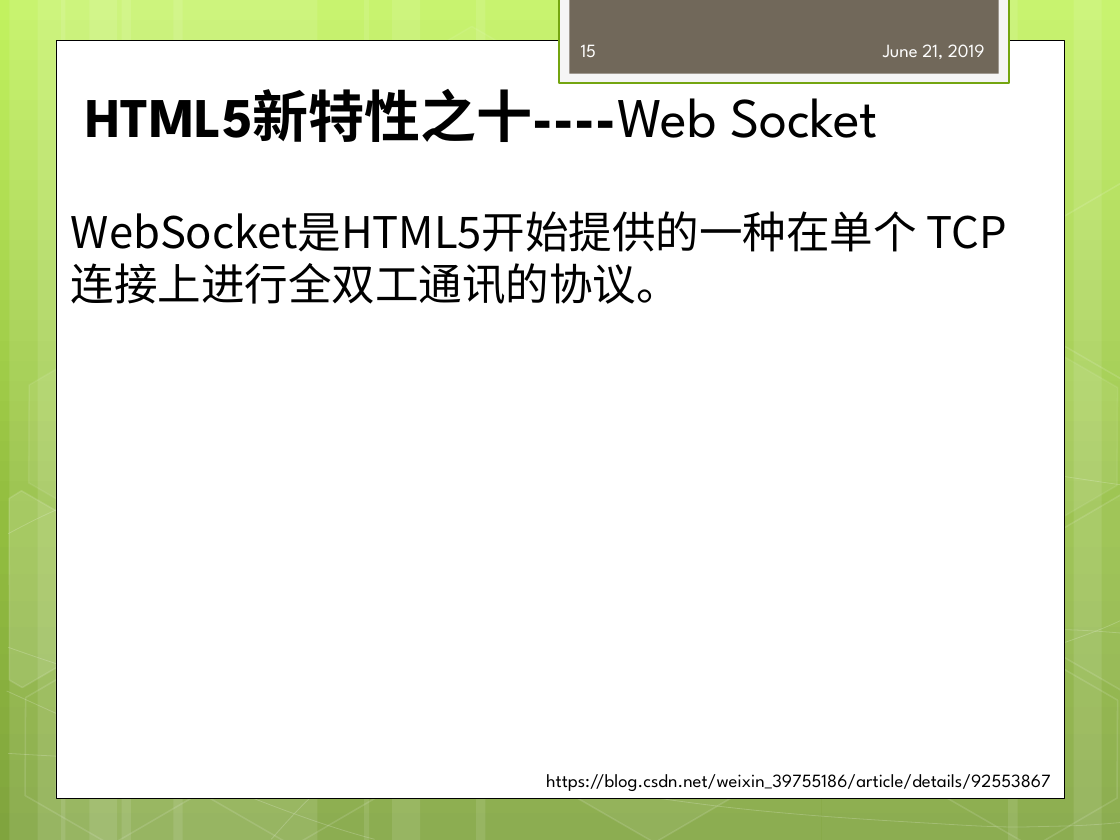
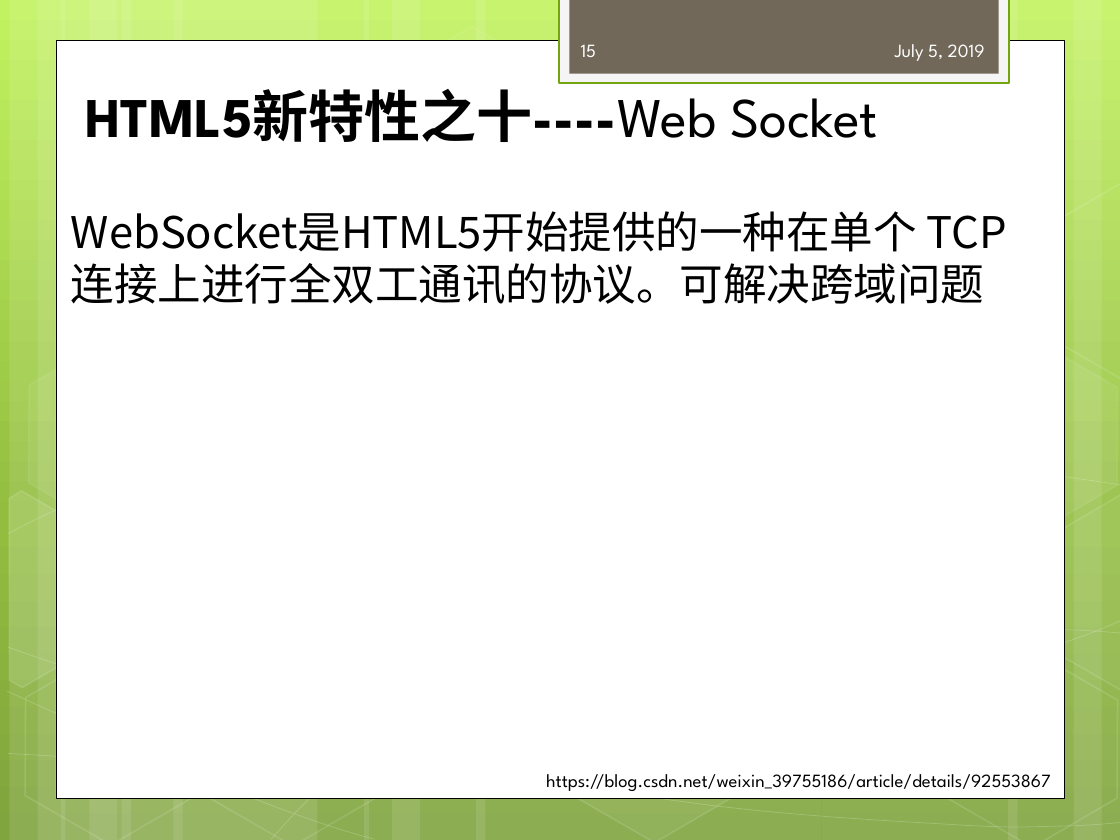
Before and after one commit to yuer-jun/interview, a slide deck: slide 15 of PPT/H5新特性--10个.pptx. Drawn at 1120x840 pixels with LibreOffice and Linux fonts; fonts in the diff are those of the drawing. Boxes give left, top, right and bottom in pixels: in the first picture for what was removed or moved away, otherwise in the second. Text is boxed around its words. In the diff, an @@ line names an element or a change of style, - is before the commit and + after.

```diff
--- a/PPT/H5新特性--10个.pptx
+++ b/PPT/H5新特性--10个.pptx
@@ text at bbox=[895, 44, 985, 61]: text changed @@
-June 21, 2019
+July 5, 2019
@@ text at bbox=[71, 211, 1007, 304]: text changed @@
-WebSocket是HTML5开始提供的一种在单个 TCP 连接上进行全双工通讯的协议。
+WebSocket是HTML5开始提供的一种在单个 TCP 连接上进行全双工通讯的协议。可解决跨域问题
```
Also in this commit, not shown: 15 other slides changed, 2 other files.
